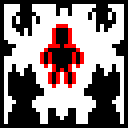
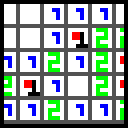
The second 128x128 image is a revision of the first. Changes to its layers:
added layer "Layer #6" above "Layer #5" over left=4, top=4, right=124, bottom=124
hid "Layer #5" over left=4, top=4, right=124, bottom=124
